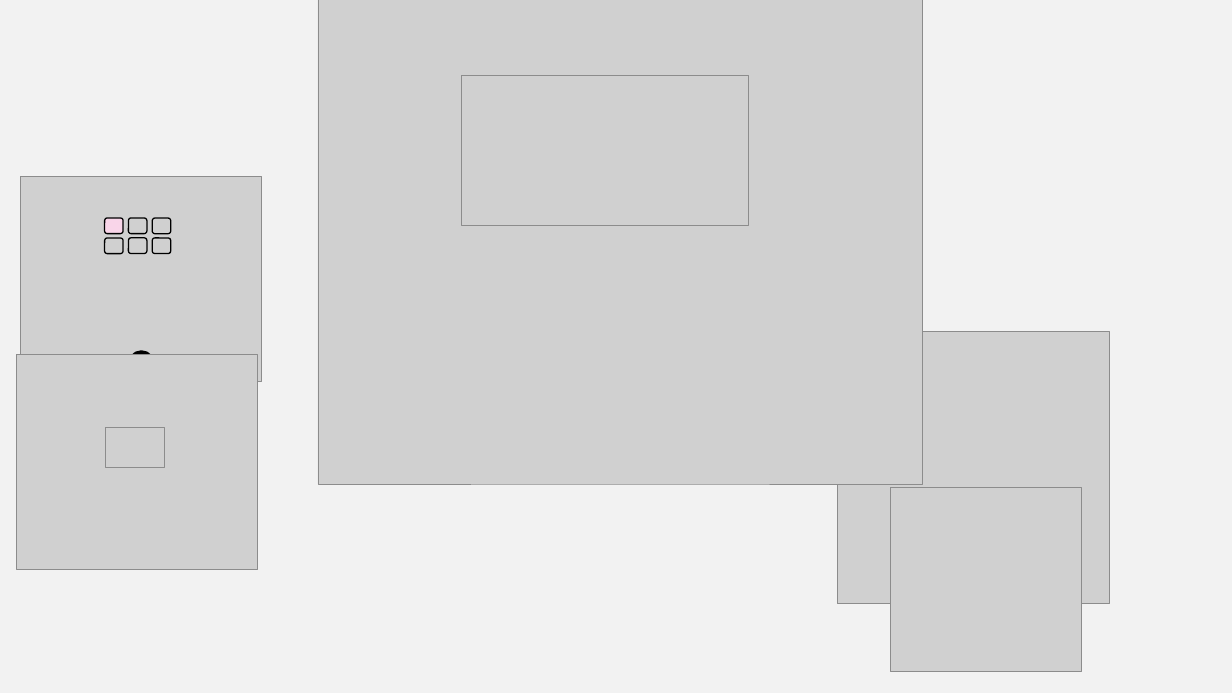
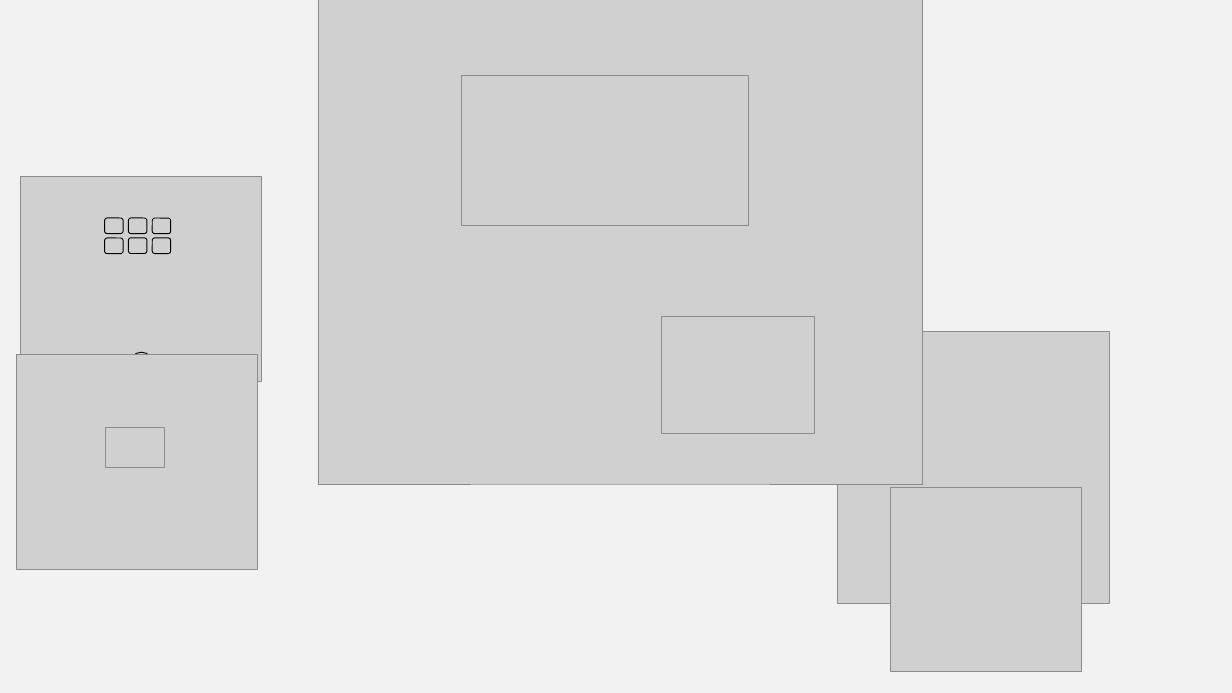
Before and after one commit to knowit/fant, a slide deck: slide 14 of doc/konsept/Fant-.pptx (slide 15 before the commit). Drawn at 1232x693 pixels with LibreOffice and Linux fonts; fonts in the diff are those of the drawing; grey boxes stand for pictures; background and template pictures are left out. Boxes give left, top, right and bottom in pixels: in the first picture for what was removed or moved away, otherwise in the second. Text is boxed around its words. In the diff, an @@ line names an element or a change of style, - is before the commit and + after.

```diff
--- a/doc/konsept/Fant-.pptx
+++ b/doc/konsept/Fant-.pptx
@@ rounded rectangle at (104, 218, 123, 234): fill #F9D5E9 to none; outline #000000 1 pt to #000000 0.75 pt @@
@@ outline #000000 1 pt to #000000 0.75 pt in 4 elements at (152, 218, 171, 234), (128, 238, 147, 253), (152, 238, 171, 254), (104, 238, 123, 254) @@
@@ picture added at (661, 316, 814, 433) @@
@@ ellipse at (131, 352, 152, 369): outline #000000 3 pt to #000000 0.75 pt @@
```
Also in this commit, not shown: 1 other slide changed, 1 slide added, 1 slide removed.
